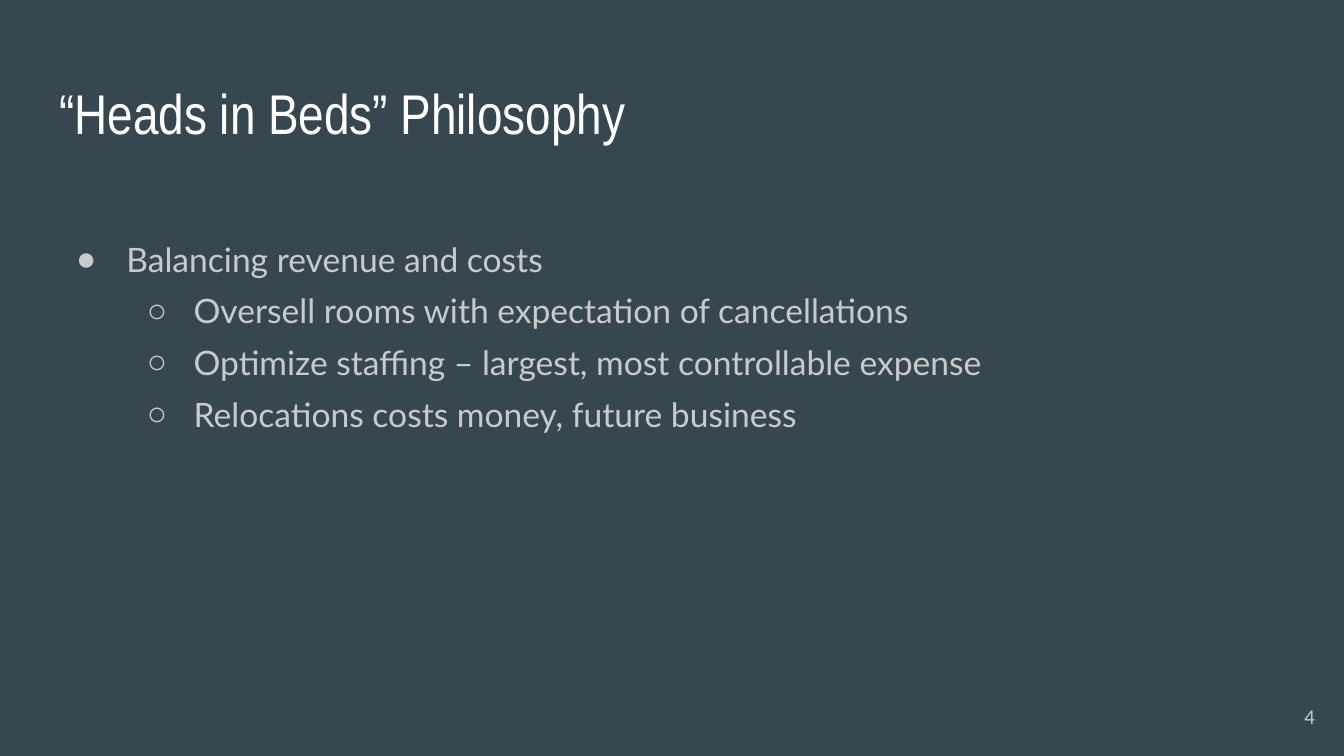
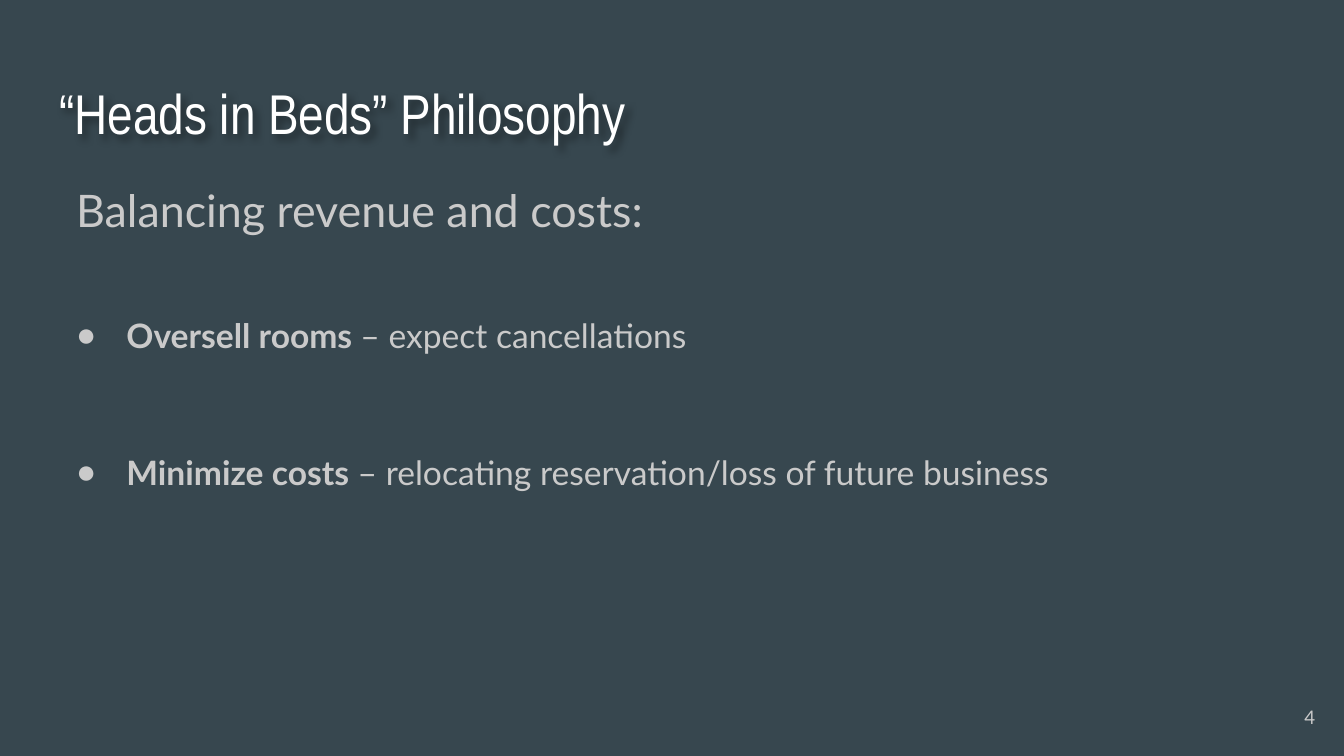
Before and after one commit to BenJMcCarty/Hotel_Cancel_Culture, a slide deck: slide 4 of Hotel_Cancel_Culture_Presentation.pptx. Drawn at 1344x756 pixels with LibreOffice and Linux fonts; fonts in the diff are those of the drawing. Boxes give left, top, right and bottom in pixels: in the first picture for what was removed or moved away, otherwise in the second. Text is boxed around its words. In the diff, an @@ line names an element or a change of style, - is before the commit and + after.

Commit message:
Updated presentation

```diff
--- a/Hotel_Cancel_Culture_Presentation.pptx
+++ b/Hotel_Cancel_Culture_Presentation.pptx
@@ text at [76, 194, 1049, 491]: text changed @@
-● Balancing revenue and costs
-  ○ Oversell rooms with expectation of cancellations
-  ○ Optimize staffing – largest, most controllable expense
-  ○ Relocations costs money, future business
+Balancing revenue and costs:
+● Oversell rooms – expect cancellations
+● Minimize costs – relocating reservation/loss of future business
```
Also in this commit, not shown: 6 other slides changed, 1 slide added, 1 slide removed, 2 other files.
